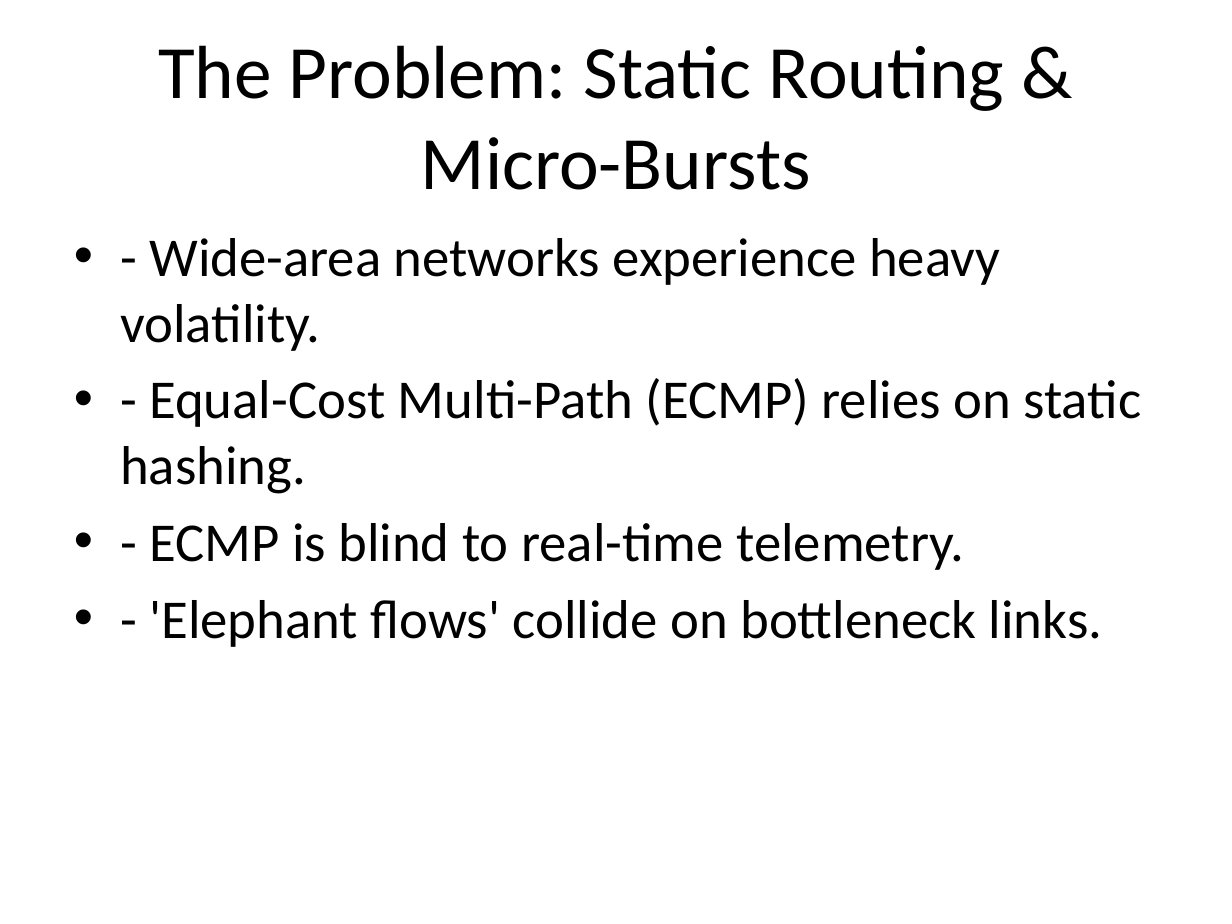
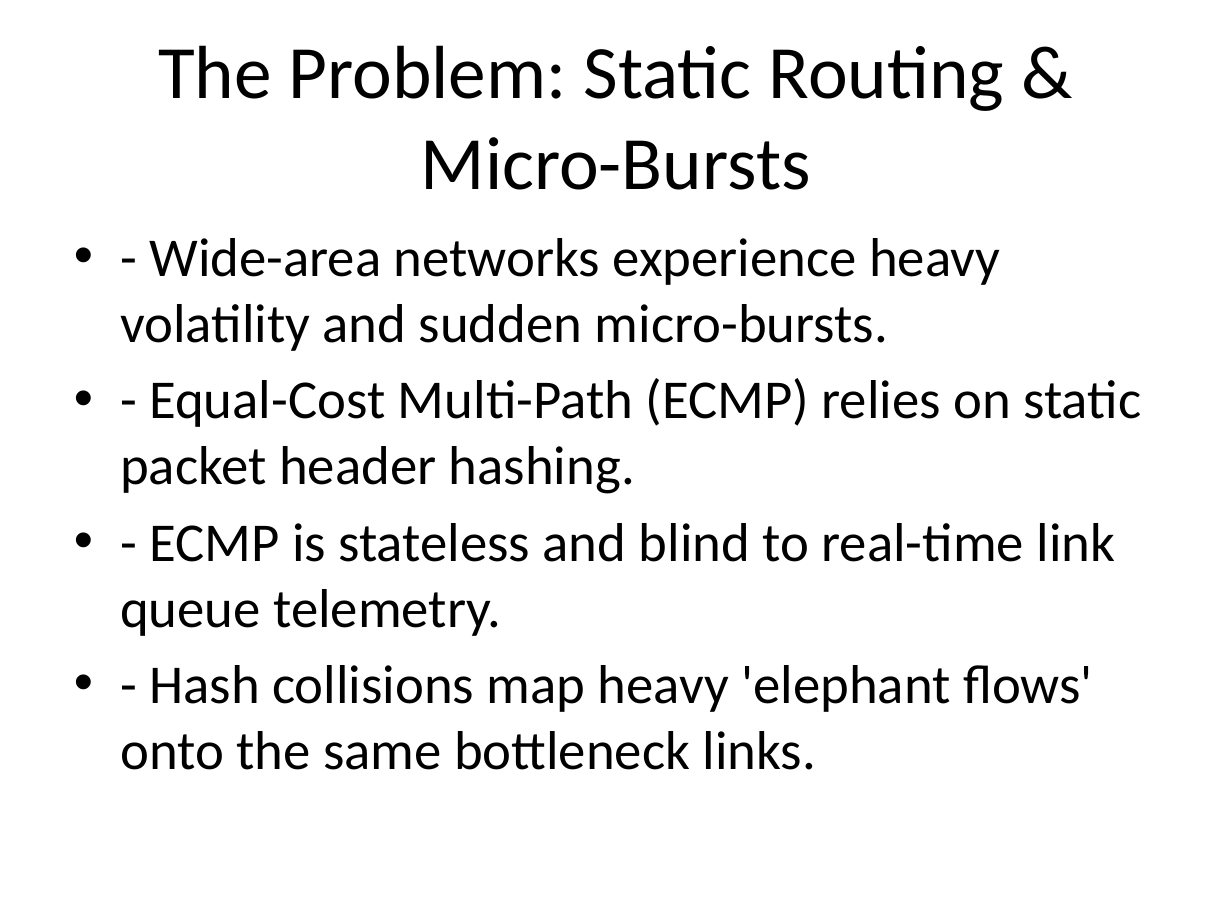
Before and after one commit to PipetteGh/Deep-Reinforcement-Learning-for-Proactive-Network-Traffic-Congestion-Control-and-Load-Balancing, a slide deck: slide 2 of final_presentation.pptx. Drawn at 1232x924 pixels with LibreOffice and Linux fonts; fonts in the diff are those of the drawing. Boxes give left, top, right and bottom in pixels: in the first picture for what was removed or moved away, otherwise in the second. Text is boxed around its words. In the diff, an @@ line names an element or a change of style, - is before the commit and + after.

```diff
--- a/final_presentation.pptx
+++ b/final_presentation.pptx
@@ text at [120,238,1141,770]: text changed @@
-• - Wide-area networks experience heavy volatility.
-• - Equal-Cost Multi-Path (ECMP) relies on static hashing.
-• - ECMP is blind to real-time telemetry.
-• - 'Elephant flows' collide on bottleneck links.
+• - Wide-area networks experience heavy volatility and sudden micro-bursts.
+• - Equal-Cost Multi-Path (ECMP) relies on static packet header hashing.
+• - ECMP is stateless and blind to real-time link queue telemetry.
+• - Hash collisions map heavy 'elephant flows' onto the same bottleneck links.
```
Also in this commit, not shown: 4 other slides changed, 4 slides added, 6 slides removed, 17 other files.
